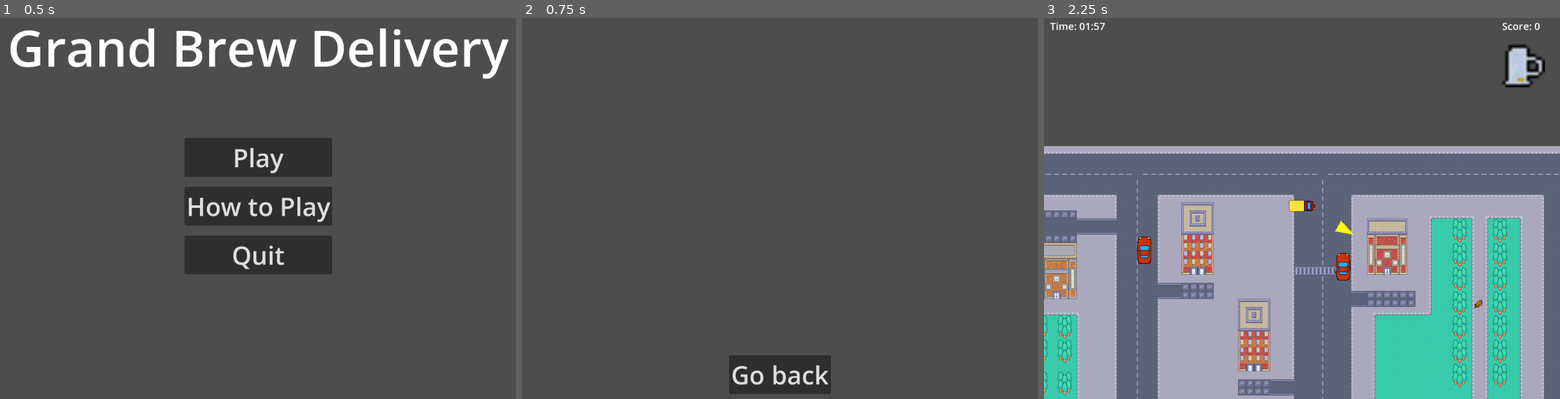
Above: before the commit, frames 1-3 (left to right).
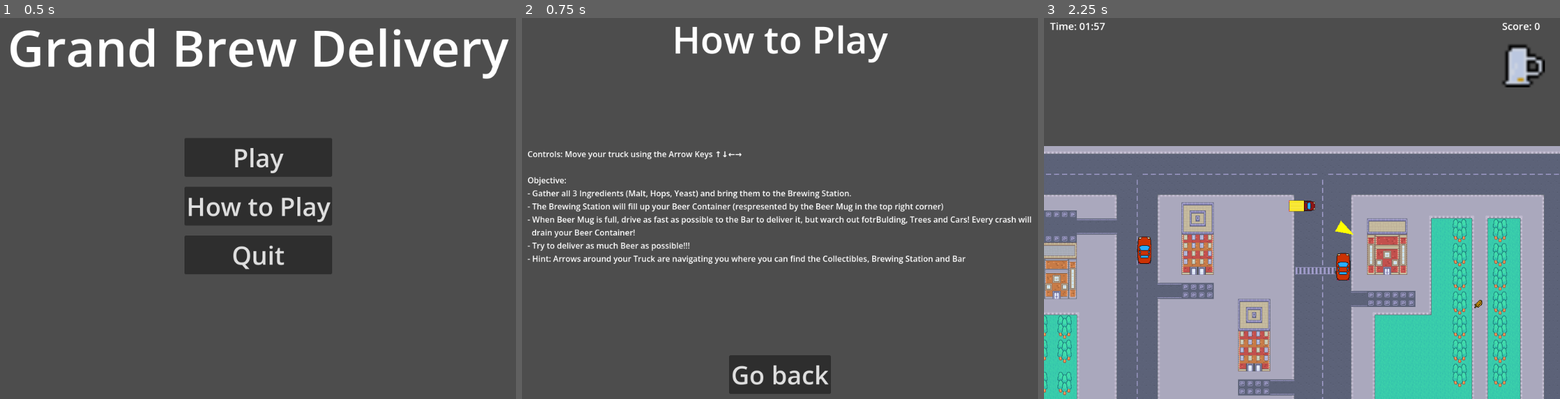
Above: after the commit, the same moments.

Repository: BastianTnd/grand-brew-delivery
Game: Godot game, scene res://Game/MainMenu/main_menu.tscn
Two runs of this game, one before a commit and one after it. Both use one fixed random seed, a clock stepped at 60 frames per second and the inputs below.
Inputs:
- Up to frame 1 (0.5 s): no input
- Up to frame 2 (0.75 s): click "How to Play" at 0.5 s
- Up to frame 3 (2.25 s): click "Go back" at 1.25 s; click "Play" at 2 s

Frame 1 is identical in both runs. In frame 2, 4.6% of the frame differs, in the area x 1-99%, y 1-65%; in frame 3, nothing differs.

Commit message:
Car / Menu Scene: - Added Text to How to Play Menu - Added new Car Routines

Diff:
--- a/godot_project/Game/HowToPlayMenu/how_to_play.tscn
+++ b/godot_project/Game/HowToPlayMenu/how_to_play.tscn
@@ -10,6 +10,49 @@
 grow_horizontal = 2
 grow_vertical = 2
 script = ExtResource("1_2gk6m")
+
+[node name="MarginContainerTitle" type="MarginContainer" parent="." unique_id=1879498685]
+layout_mode = 1
+anchors_preset = 5
+anchor_left = 0.5
+anchor_right = 0.5
+offset_left = -46.0
+offset_right = 46.0
+offset_bottom = 40.0
+grow_horizontal = 2
+
+[node name="VBoxContainer" type="VBoxContainer" parent="MarginContainerTitle" unique_id=1973912922]
+layout_mode = 2
+
+[node name="Title" type="Label" parent="MarginContainerTitle/VBoxContainer" unique_id=1436411205]
+layout_mode = 2
+theme_override_font_sizes/font_size = 75
+text = "How to Play"
+
+[node name="MarginContainerExplanation" type="MarginContainer" parent="." unique_id=1958452869]
+layout_mode = 1
+anchors_preset = 14
+anchor_top = 0.5
+anchor_right = 1.0
+anchor_bottom = 0.5
+grow_horizontal = 2
+grow_vertical = 2
+
+[node name="VBoxContainer" type="VBoxContainer" parent="MarginContainerExplanation" unique_id=1582248995]
+layout_mode = 2
+size_flags_horizontal = 4
+
+[node name="Explanation" type="Label" parent="MarginContainerExplanation/VBoxContainer" unique_id=1772096059]
+layout_mode = 2
+text = "Controls: Move your truck using the Arrow Keys ↑↓←→
+
+Objective:
+- Gather all 3 Ingredients (Malt, Hops, Yeast) and bring them to the Brewing Station.
+- The Brewing Station will fill up your Beer Container (respresented by the Beer Mug in the top right corner)
+- When Beer Mug is full, drive as fast as possible to the Bar to deliver it, but warch out fotrBulding, Trees and Cars! Every crash will
+  drain your Beer Container!
+- Try to deliver as much Beer as possible!!!
+- Hint: Arrows around your Truck are navigating you where you can find the Collectibles, Brewing Station and Bar"
 
 [node name="MarginContainerButton" type="MarginContainer" parent="." unique_id=1739954162]
 layout_mode = 1
--- a/godot_project/Game/game.tscn
+++ b/godot_project/Game/game.tscn
@@ -13,6 +13,18 @@
 "points": PackedVector2Array(0, 0, 0, 0, 38, 23, 0, 0, 0, 0, 42, -125, 0, 0, 0, 0, 372, -127, 0, 0, 0, 0, 357, 383, 0, 0, 0, 0, 40, 395, 0, 0, 0, 0, 39, 68, 0, 0, 0, 0, 38, 23)
 }
 point_count = 7
+
+[sub_resource type="Curve2D" id="Curve2D_buohc"]
+_data = {
+"points": PackedVector2Array(0, 0, 0, 0, 38, 23, 0, 0, 0, 0, 38, 23, 0, 0, 0, 0, 38, 23, 0, 0, 0, 0, 25, -136, 0, 0, 0, 0, 539, -120, 0, 0, 0, 0, 552, 308, 0, 0, 0, 0, 861, 323, 0, 0, 0, 0, 860, 529, 0, 0, 0, 0, 21, 516, 0, 0, 0, 0, 38, 23)
+}
+point_count = 10
+
+[sub_resource type="Curve2D" id="Curve2D_kul4i"]
+_data = {
+"points": PackedVector2Array(0, 0, 0, 0, 38, 23, 0, 0, 0, 0, 38, 23, 0, 0, 0, 0, 38, 23, 0, 0, 0, 0, 38, 23, 0, 0, 0, 0, 400, 39, 0, 0, 0, 0, 405, 748, 0, 0, 0, 0, 43, 750, 0, 0, 0, 0, 50, 1445, 0, 0, 0, 0, -522, 1445, 0, 0, 0, 0, -522, 580, 0, 0, 0, 0, 19, 582, 0, 0, 0, 0, 38, 23)
+}
+point_count = 12
 
 [node name="Game" type="Node2D" unique_id=916570660]
 script = ExtResource("1_oomkl")
@@ -34,4 +46,12 @@
 position = Vector2(-351, 79)
 curve = SubResource("Curve2D_oomkl")
 
+[node name="CarRoutine3" parent="." unique_id=1865036679 instance=ExtResource("5_qmv3x")]
+position = Vector2(-871, 615)
+curve = SubResource("Curve2D_buohc")
+
+[node name="CarRoutine4" parent="." unique_id=1611162980 instance=ExtResource("5_qmv3x")]
+position = Vector2(523, -86)
+curve = SubResource("Curve2D_kul4i")
+
 [node name="CanvasLayer" parent="." unique_id=2140511235 instance=ExtResource("7_oomkl")]
--- a/godot_project/NPCs/CarNPCs/car_npc.gd
+++ b/godot_project/NPCs/CarNPCs/car_npc.gd
@@ -17,4 +17,3 @@
 
 	if collided and crash_cooldown <= 0:
 		crash_cooldown = cooldown_time
-		print("NPC Crashed!")
